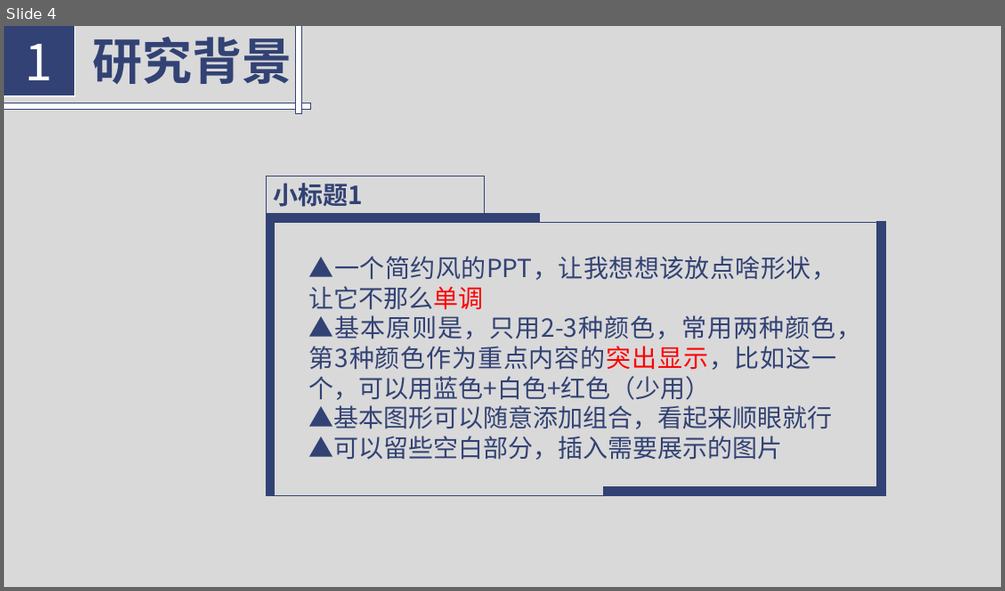
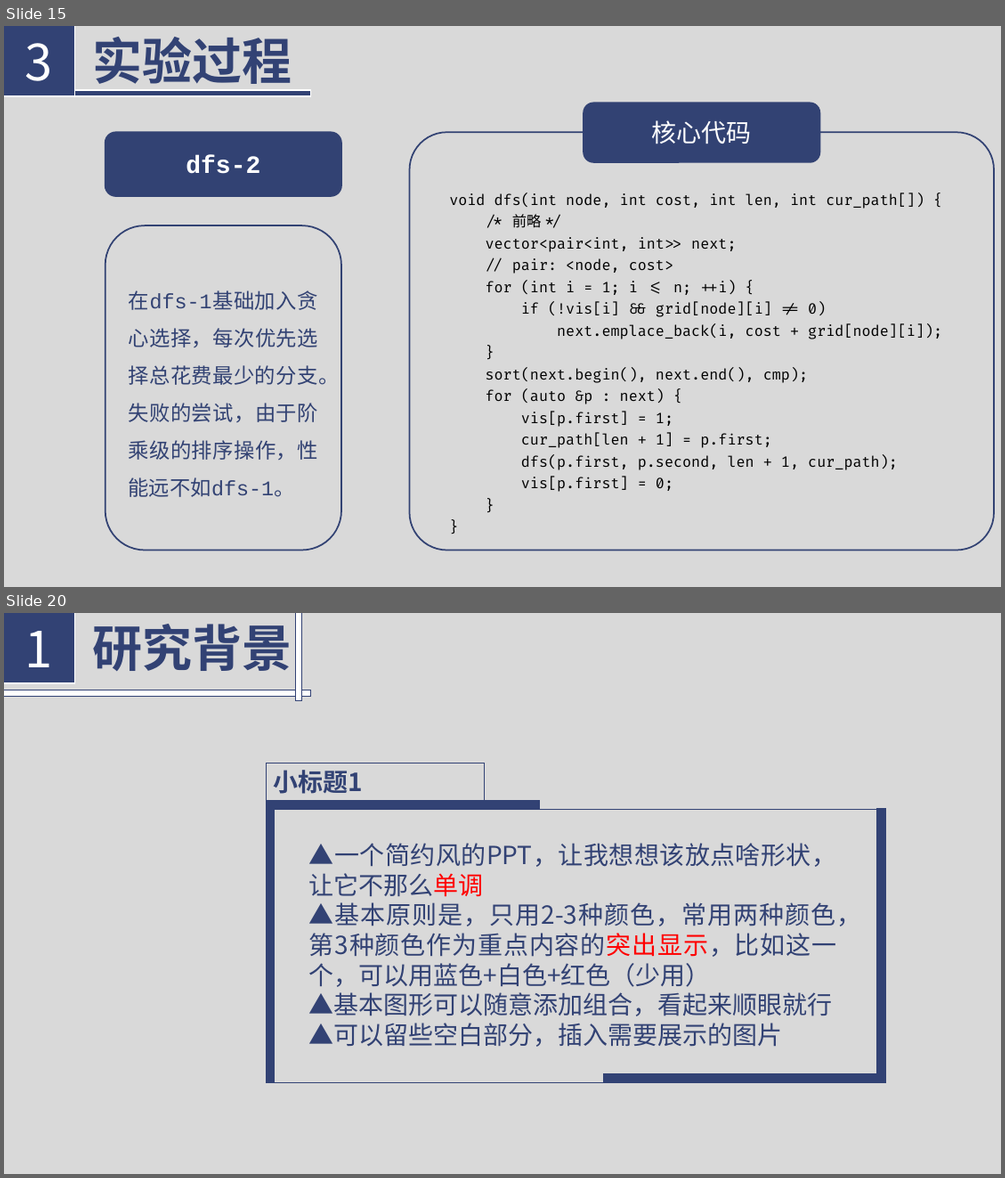
Before and after one commit to Florenz0707/AlgorithmProject, a slide deck: 3023244222-1-3/reports/introduction.pptx. Shown one above the other, each under a label of ours: slide 4 before the commit, slides 15 and 20 after it; the slides between them are not shown. The pictures are 1005x591 and 1005x1178 pixels, drawn with LibreOffice and Linux fonts; fonts in the diff are those of the drawing. Boxes give left, top, right and bottom in pixels: in the first picture for what was removed or moved away, otherwise in the second. Text is boxed around its words. In the diff, an @@ line names an element or a change of style, - is before the commit and + after.

Commit message:
Working on <introduction.pptx>, next part is APPRO methods.

```diff
--- a/3023244222-1-3/reports/introduction.pptx
+++ b/3023244222-1-3/reports/introduction.pptx
@@ slide 15 added at [4,26,1001,587], background #D9D9D9 @@
@@ rectangle added at [4,26,75,97], fill #324274, outline #FFFFFF 1 pt, 48 pt, text #FFFFFF @@
+3
@@ text added at [93,37,292,92], 48 pt, text #324274, bold @@
+实验过程
@@ rectangle added at [4,90,310,96], fill #324274, outline #FFFFFF 1 pt @@
@@ rounded rectangle added at [583,103,820,162], fill #324273, outline #324273 1.5 pt @@
@@ rounded rectangle added at [409,132,994,550], fill #D9D9D9, outline #324273 1.5 pt @@
@@ text added at [652,120,752,144], 24 pt, text #FFFFFF @@
+核心代码
@@ text added at [449,193,942,470], 14 pt, text #000000 @@
+void dfs(int node, int cost, int len, int cur_path[]) {
+/* 前略 */
+vector<pair<int, int>> next;
+// pair: <node, cost>
+for (int i = 1; i <= n; ++i) {
+if (!vis[i] && grid[node][i] != 0)
+next.emplace_back(i, cost + grid[node][i]);
+}
+sort(next.begin(), next.end(), cmp);
+for (auto &p : next) {
+vis[p.first] = 1;
+cur_path[len + 1] = p.first;
+dfs(p.first, p.second, len + 1, cur_path);
+vis[p.first] = 0;
+}
+}
@@ group added at [105,132,341,550]: 2 rounded rectangles, 2 texts @@
+dfs-2
+在dfs-1基础加入贪心选择，每次优先选择总花费最少的分支。失败的尝试，由于阶乘级的排序操作，性能远不如dfs-1。
@@ what was slide 4 is now slide 20 @@
```
Also in this commit, not shown: 2 slides changed, 16 other slides added, 3 slides removed, 2 other files.
